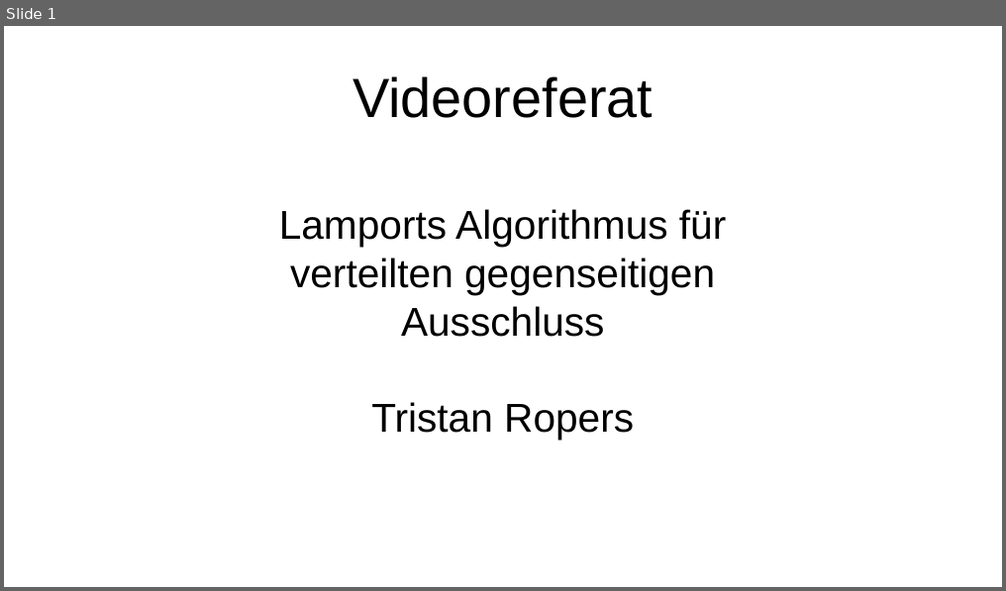
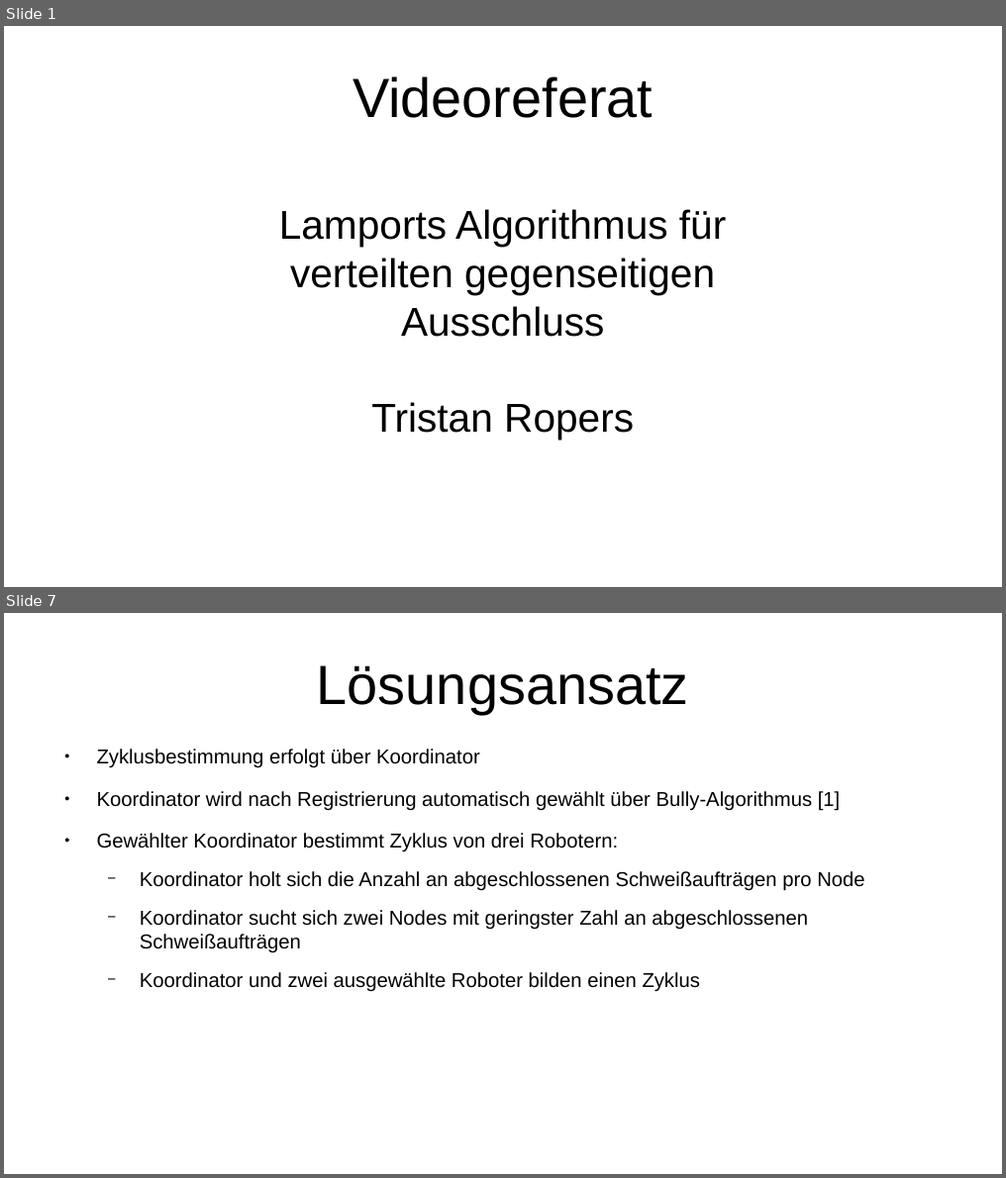
Before and after one commit to tropers/vs-wise202021-ausarbeitung, a slide deck: presentation/presentation.odp. Shown one above the other, each under a label of ours: slide 1 before the commit, slides 1 and 7 after it; the slides between them are not shown. The pictures are 1006x591 and 1006x1178 pixels, drawn with LibreOffice and Linux fonts; fonts in the diff are those of the drawing. Boxes give left, top, right and bottom in pixels: in the first picture for what was removed or moved away, otherwise in the second. Text is boxed around its words. In the diff, an @@ line names an element or a change of style, - is before the commit and + after.

```diff
--- a/presentation/presentation.odp
+++ b/presentation/presentation.odp
@@ slide 7 added at [4, 613, 1002, 1174], background #FFFFFF @@
@@ title added at [317, 665, 689, 714], 44 pt, text #000000 @@
+Lösungsansatz
@@ text added at [97, 749, 864, 992], 16 pt, text #000000 @@
+● Zyklusbestimmung erfolgt über Koordinator
+● Koordinator wird nach Registrierung automatisch gewählt über Bully-Algorithmus [1]
+● Gewählter Koordinator bestimmt Zyklus von drei Robotern:
+  − Koordinator holt sich die Anzahl an abgeschlossenen Schweißaufträgen pro Node
+  − Koordinator sucht sich zwei Nodes mit geringster Zahl an abgeschlossenen Schweißaufträgen
+  − Koordinator und zwei ausgewählte Roboter bilden einen Zyklus
```
Also in this commit, not shown: 13 other slides added, 1 slide removed, 9 other files.
